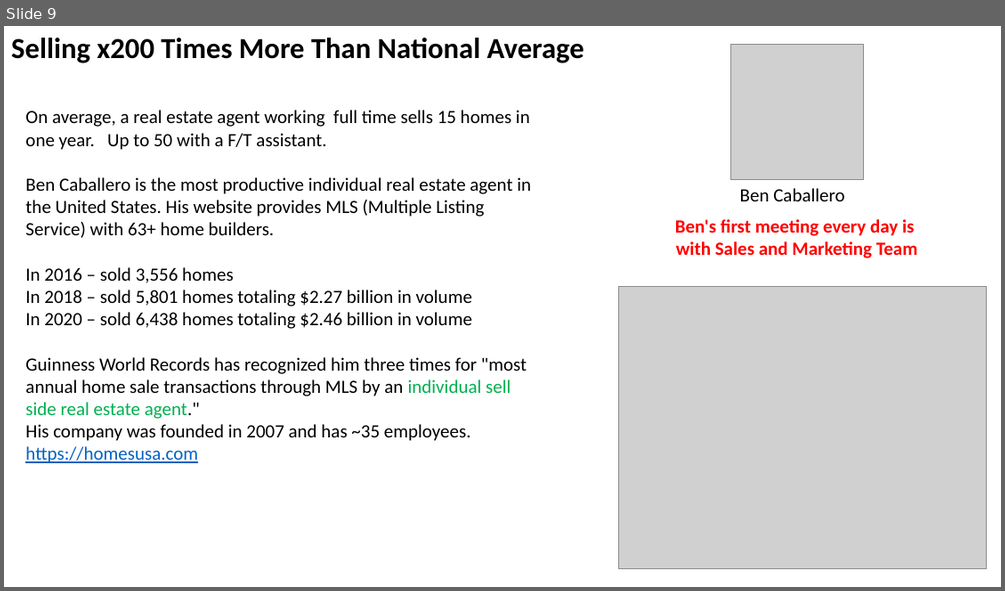
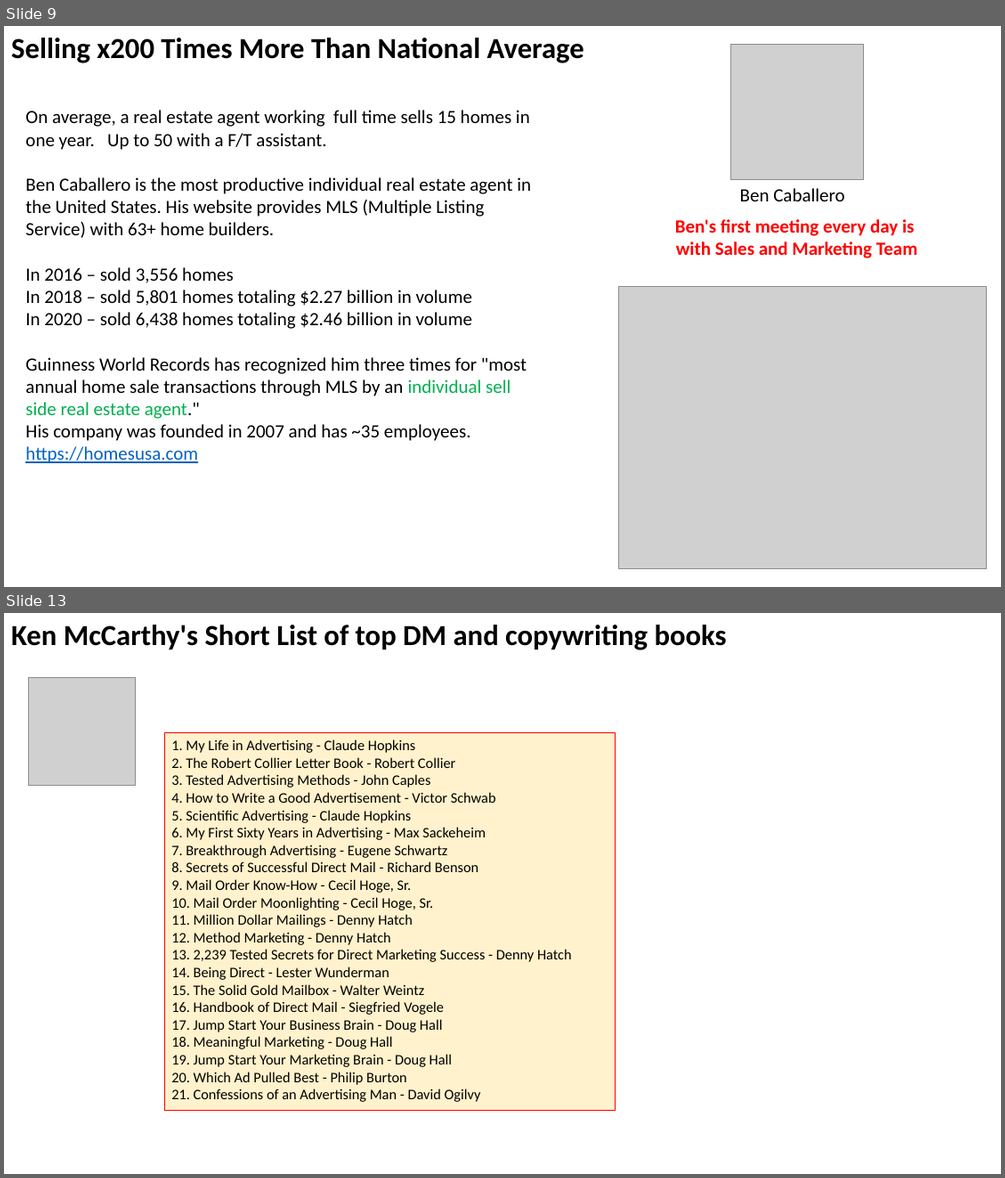
Before and after one commit to lselector/marketing, a slide deck: Marketing.pptx. Shown one above the other, each under a label of ours: slide 9 before the commit, slides 9 and 13 after it; the slides between them are not shown. The pictures are 1005x591 and 1005x1178 pixels, drawn with LibreOffice and Linux fonts; fonts in the diff are those of the drawing; grey boxes stand for pictures. Boxes give left, top, right and bottom in pixels: in the first picture for what was removed or moved away, otherwise in the second. Text is boxed around its words. In the diff, an @@ line names an element or a change of style, - is before the commit and + after.

```diff
--- a/Marketing.pptx
+++ b/Marketing.pptx
@@ slide 13 added at (4,613,1001,1174), background #FFFFFF @@
@@ text added at (11,625,727,650), 28 pt, text #000000, bold @@
+Ken McCarthy's Short List of top DM and copywriting books
@@ picture added at (29,677,136,785) @@
@@ rectangle added at (164,732,615,1111), fill #FFF2CC, outline #FF0000 0.75 pt, 14 pt, text #000000 @@
+1. My Life in Advertising - Claude Hopkins
+2. The Robert Collier Letter Book - Robert Collier
+3. Tested Advertising Methods - John Caples
+4. How to Write a Good Advertisement - Victor Schwab
+5. Scientific Advertising - Claude Hopkins
+6. My First Sixty Years in Advertising - Max Sackeheim
+7. Breakthrough Advertising - Eugene Schwartz
+8. Secrets of Successful Direct Mail - Richard Benson
+9. Mail Order Know-How - Cecil Hoge, Sr.
+10. Mail Order Moonlighting - Cecil Hoge, Sr.
+11. Million Dollar Mailings - Denny Hatch
+12. Method Marketing - Denny Hatch
+13. 2,239 Tested Secrets for Direct Marketing Success - Denny Hatch
+14. Being Direct - Lester Wunderman
+15. The Solid Gold Mailbox - Walter Weintz
+16. Handbook of Direct Mail - Siegfried Vogele
+17. Jump Start Your Business Brain - Doug Hall
+18. Meaningful Marketing - Doug Hall
+19. Jump Start Your Marketing Brain - Doug Hall
+20. Which Ad Pulled Best - Philip Burton
+21. Confessions of an Advertising Man - David Ogilvy
```
Also in this commit, not shown: 2 slides changed, 3 other slides added.
